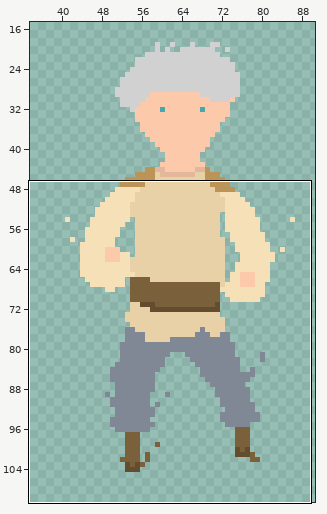
One commit to this pixel-art file: ChronoHunt/Prototype #2/Assets/Art Assets/Pixel Art Player/Run/Player_Up_Run/Player_Up_Run.aseprite. The first picture is a wide view before the edit; the outline marks the close-up.
Close-up. Old version:
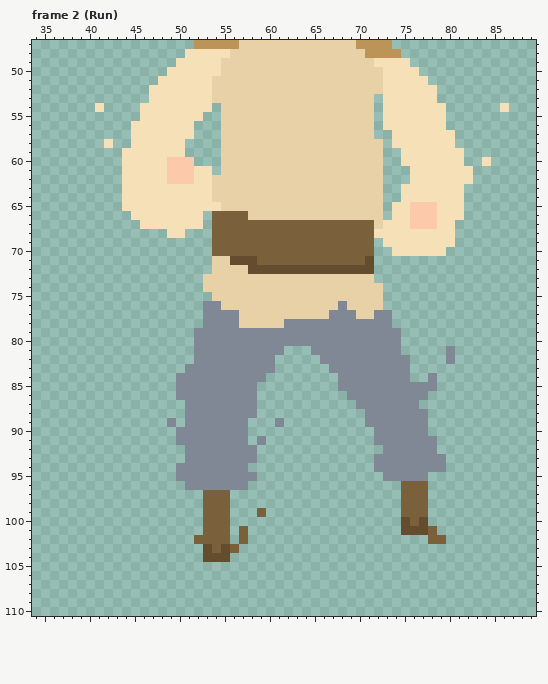
128x128 pixels, 28 frames. Shown: frame 2 (Run): x 34..89, y 47..110. The wide view leaves out empty margins. The commit also changed other frames or places, which this record leaves out.
Now the later version:
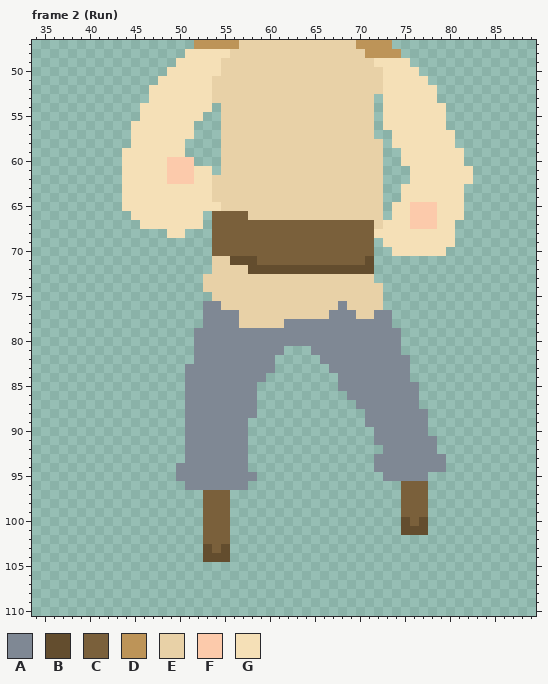
Palette (. is transparent): A #7f8894  B #634d2e  C #7a603b  D #bd9458  E #e8d1a7  F #fccaab  G #f5e0b7
The exact change:
Frame 2 (Run), layer "Head Arms Legs":
Colour A is removed in rows 81 to 82 at x 80; in row 84 at x 50 and 78; in row 85 at x 50 and 77 to 78; in row 86 at x 50 and 77; in row 89 at x 49 and 61; in row 90 at x 50.
Colour A is removed in row 91 at x 50 and 59; in rows 92 to 93 at x 58.
Colour C is removed in row 99 at x 59; in row 101 at x 57 and 78; in row 102 at x 52, 57 and 78 to 79; in row 103 at x 56.
Colour G is removed in row 54 at x 41 and 86; in row 58 at x 42; in row 60 at x 84.
Boxes around the changes in both close-ups, in picture pixels (x1, y1, x2, y2):
erased: (95, 103, 113, 148)
erased: (500, 103, 509, 112)
erased: (482, 157, 491, 166)
erased: (419, 346, 455, 400)
erased: (167, 373, 185, 445)
erased: (248, 418, 284, 463)
erased: (194, 508, 266, 553)
erased: (428, 526, 446, 544)
